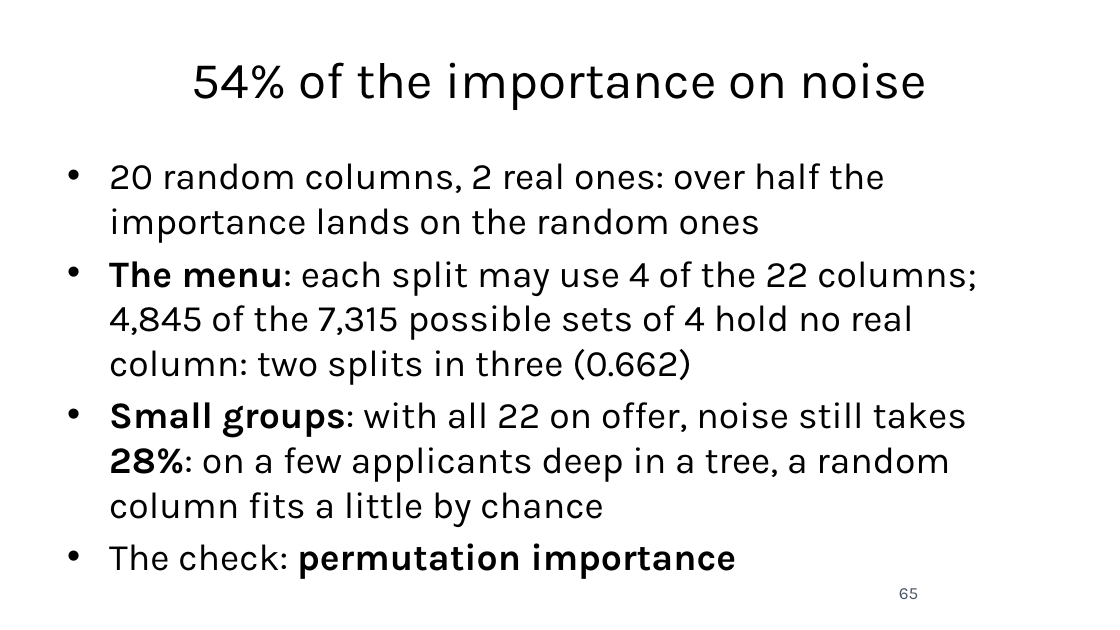
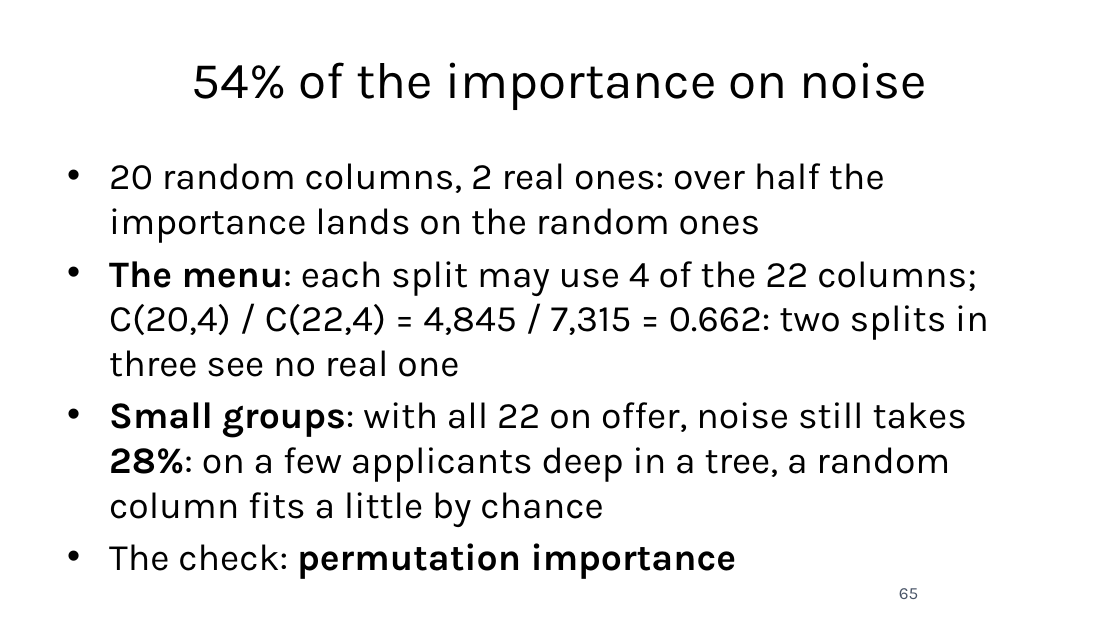
Before and after one commit to fabioantonini/technologies-for-artificial-intelligence, a slide deck: slide 65 of Lessons/07_trees_and_ensembles/Slides/trees_and_ensembles_slides.pptx. Drawn at 1120x630 pixels with LibreOffice and Linux fonts; fonts in the diff are those of the drawing; background and template pictures are left out. Boxes give left, top, right and bottom in pixels: in the first picture for what was removed or moved away, otherwise in the second. Text is boxed around its words. In the diff, an @@ line names an element or a change of style, - is before the commit and + after.

```diff
--- a/Lessons/07_trees_and_ensembles/Slides/trees_and_ensembles_slides.pptx
+++ b/Lessons/07_trees_and_ensembles/Slides/trees_and_ensembles_slides.pptx
@@ text at [109,261,989,377]: text changed @@
-• The menu: each split may use 4 of the 22 columns; 4,845 of the 7,315 possible sets of 4 hold no real column: two splits in three (0.662)
+• The menu: each split may use 4 of the 22 columns; C(20,4) / C(22,4) = 4,845 / 7,315 = 0.662: two splits in three see no real one
```
Also in this commit, not shown: 11 other slides changed, 22 other files.
